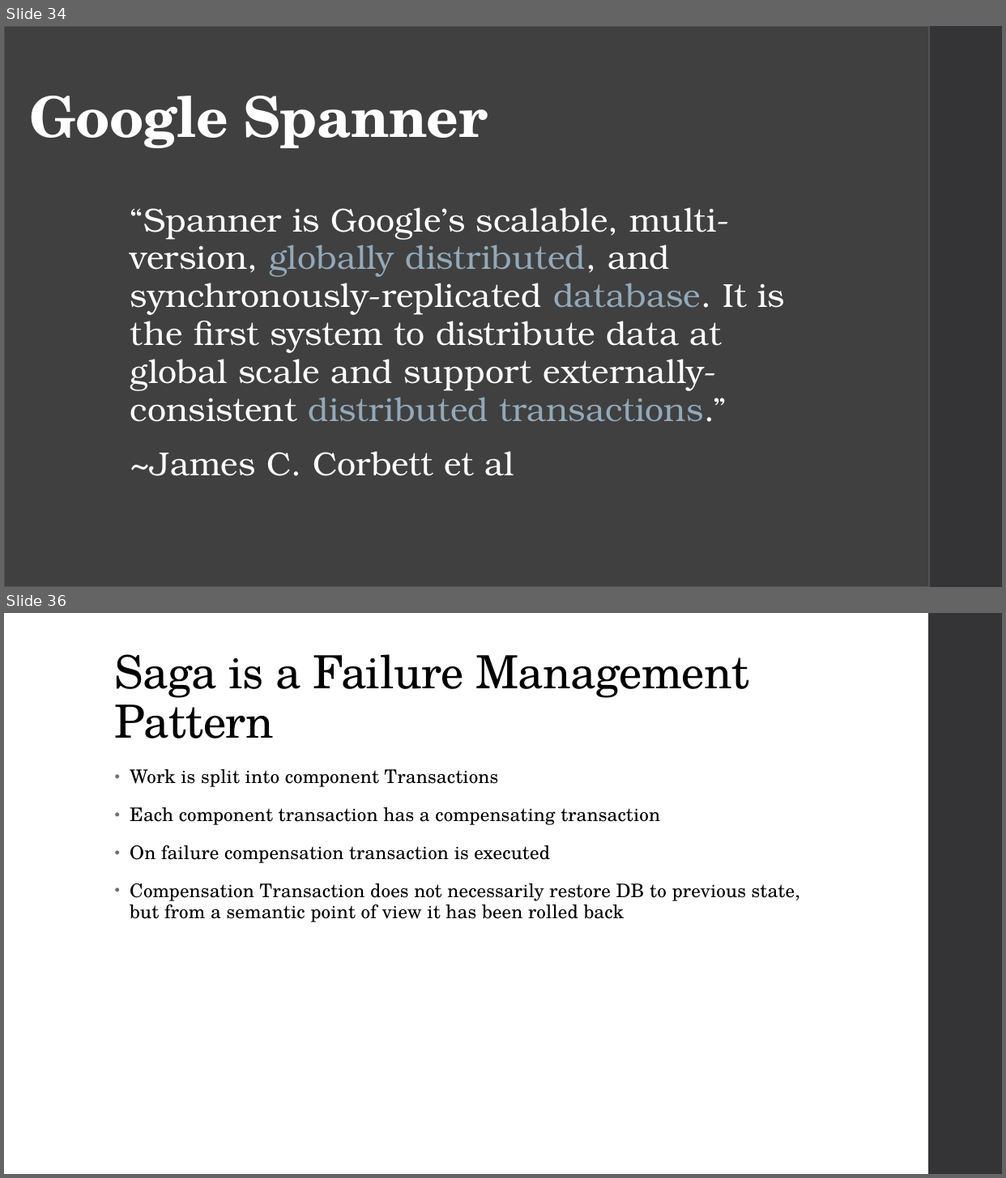
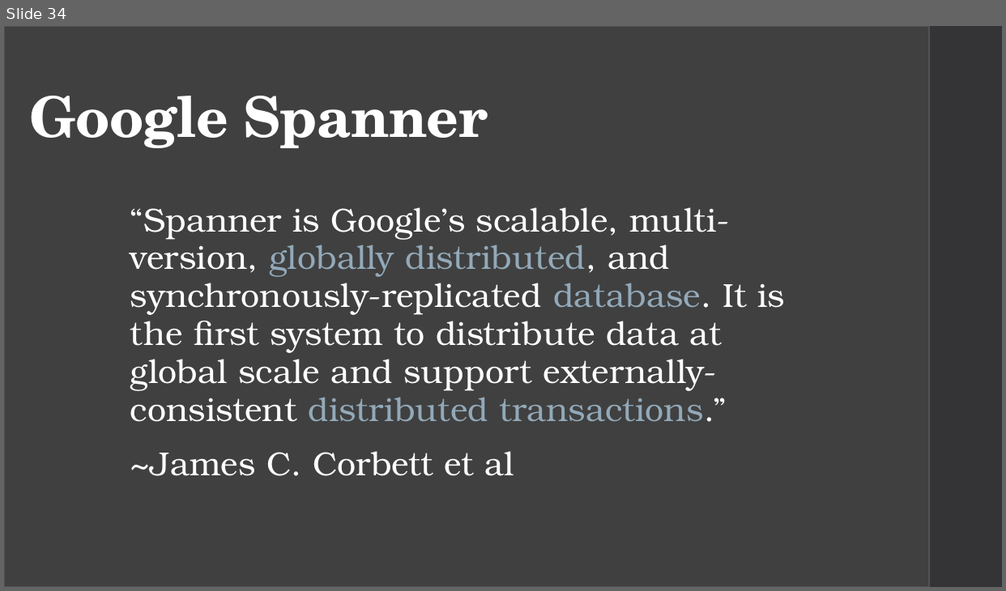
Before and after one commit to CaitieM20/DotNetConf, a slide deck: Patterns & Best Practices For Moving From RDBMS to Azure Storage.pptx. Shown one above the other, each under a label of ours: slides 34 and 36 before the commit, slide 34 after it; the slides between them are not shown. The pictures are 1006x1178 and 1006x591 pixels, drawn with LibreOffice and Linux fonts; fonts in the diff are those of the drawing. Boxes give left, top, right and bottom in pixels: in the first picture for what was removed or moved away, otherwise in the second. Text is boxed around its words. In the diff, an @@ line names an element or a change of style, - is before the commit and + after.

Commit message:
Slide Updates
Saga Pattern Slides & Summary Slides

```diff
--- a/Patterns & Best Practices For Moving From RDBMS to Azure Storage.pptx
+++ b/Patterns & Best Practices For Moving From RDBMS to Azure Storage.pptx
@@ slide 36 removed at (4, 613, 1002, 1174), background #FFFFFF; not listed: 1 template element that a slide beside it also shows @@
@@ title removed at (115, 654, 749, 739) @@
-Saga is a Failure Management Pattern
@@ text removed at (130, 769, 800, 922) @@
-• Work is split into component Transactions
-• Each component transaction has a compensating transaction
-• On failure compensation transaction is executed
-• Compensation Transaction does not necessarily restore DB to previous state, but from a semantic point of view it has been rolled back
```
Also in this commit, not shown: 9 slides changed, 11 slides added, 3 other slides removed.
